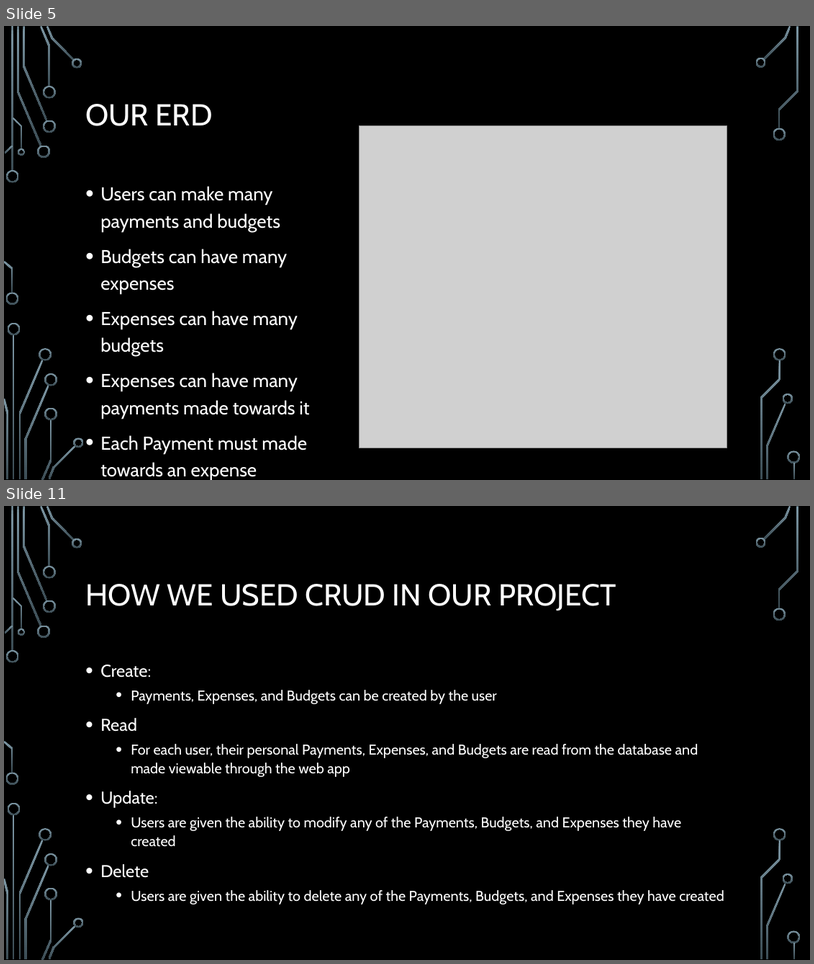
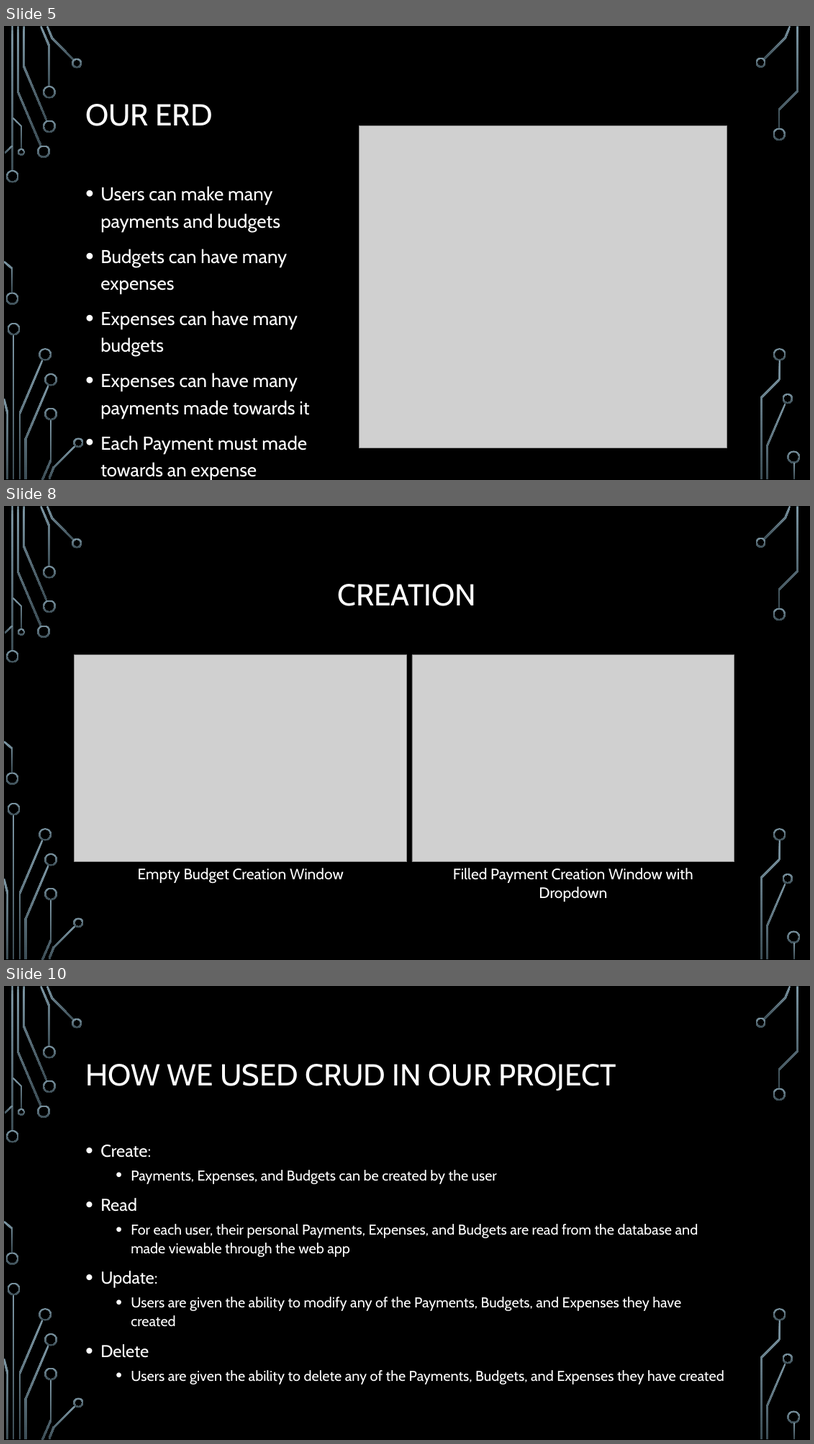
Before and after one commit to alittleton98/COMP-353-Project---Expense-Tracker, a slide deck: documentation/353FinalPresentation.pptx. Shown one above the other, each under a label of ours: slides 5 and 11 before the commit, slides 5, 8 and 10 after it; the slides between them are not shown. The pictures are 814x964 and 814x1444 pixels, drawn with LibreOffice and Linux fonts; fonts in the diff are those of the drawing; grey boxes stand for pictures; background and template pictures are left out. Boxes give left, top, right and bottom in pixels: in the first picture for what was removed or moved away, otherwise in the second. Text is boxed around its words. In the diff, an @@ line names an element or a change of style, - is before the commit and + after.

```diff
--- a/documentation/353FinalPresentation.pptx
+++ b/documentation/353FinalPresentation.pptx
@@ slide 8 added at bbox=[4, 506, 810, 960], background picture (left out); not listed: 36 template elements that a slide beside it also shows @@
@@ title added at bbox=[337, 584, 476, 606], 36 pt, text #FFFFFF @@
+CREATION
@@ picture added at bbox=[74, 655, 407, 862] @@
@@ picture added at bbox=[412, 655, 735, 862] @@
@@ text added at bbox=[138, 867, 344, 883], 18 pt, text #FFFFFF @@
+Empty Budget Creation Window
@@ text added at bbox=[453, 867, 694, 901], 18 pt, text #FFFFFF @@
+Filled Payment Creation Window with Dropdown
@@ what was slide 11 is now slide 10 @@
```
Also in this commit, not shown: 3 slides changed, 1 other slide added, 3 slides removed, 2 other files.
